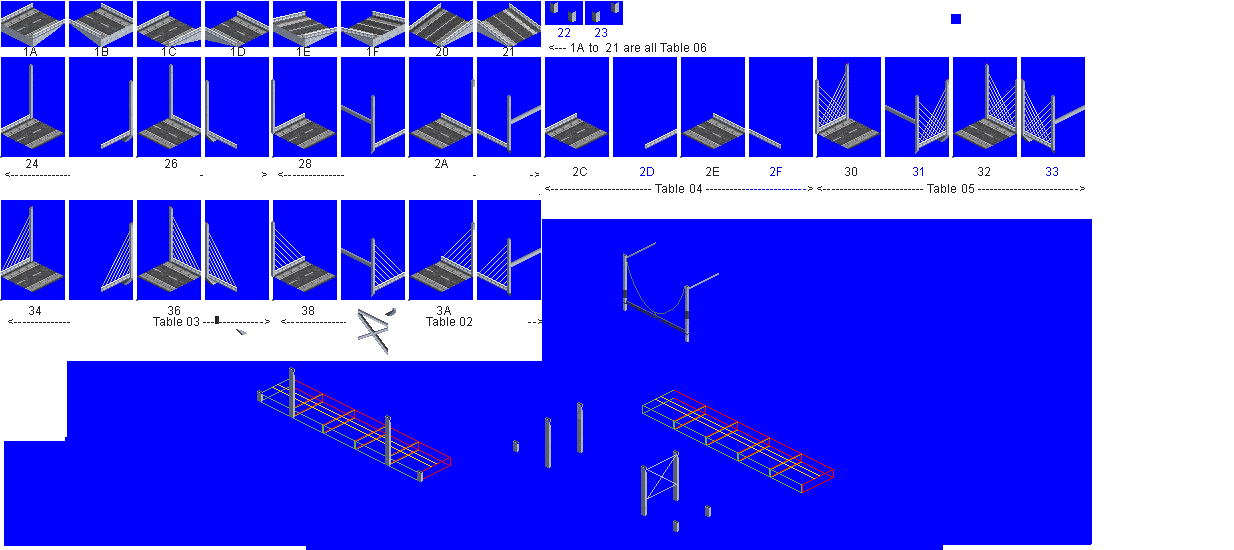
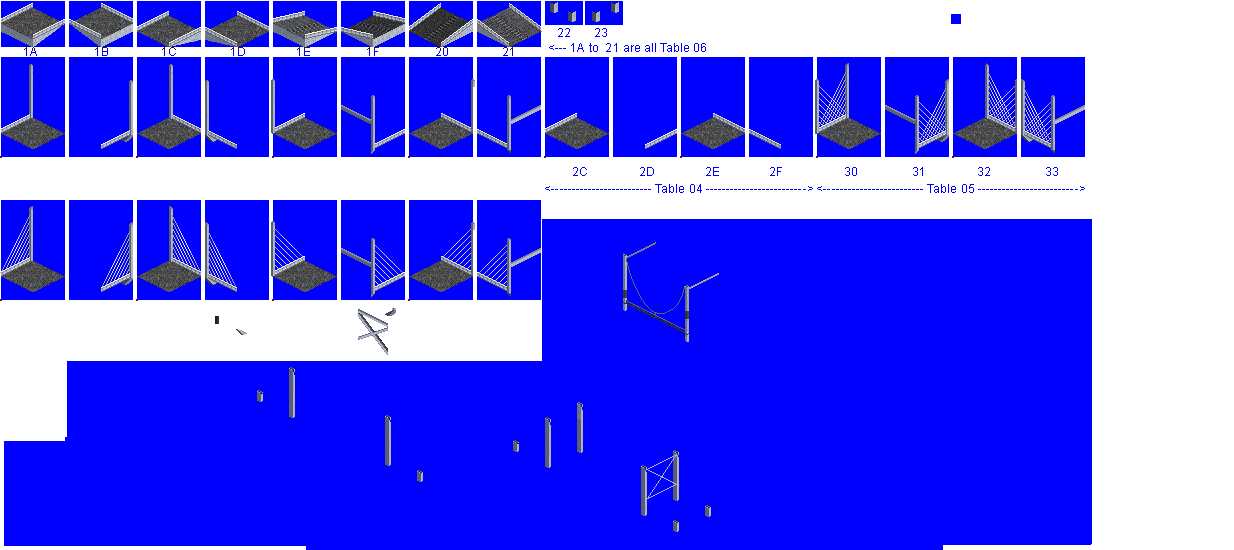
The second 1234px x 550px image is a revision of the first. Changes to its layers:
added layer "Pasted Layer #5" above "railbase urban" over [1, 8, 1017, 292]
showed "railbase urban" over [0, 8, 1017, 301]
hid "new road" over [0, 8, 1085, 493]
